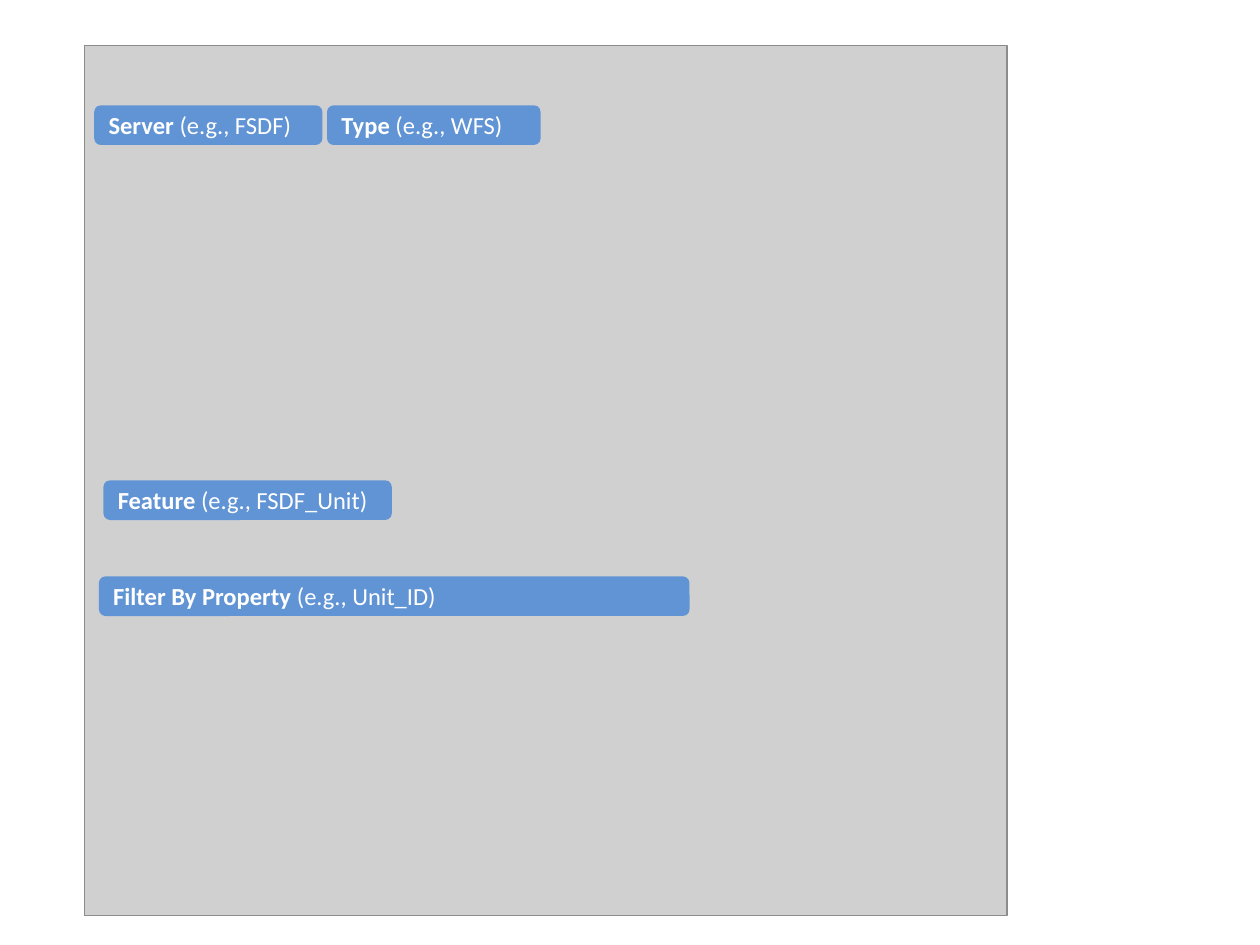
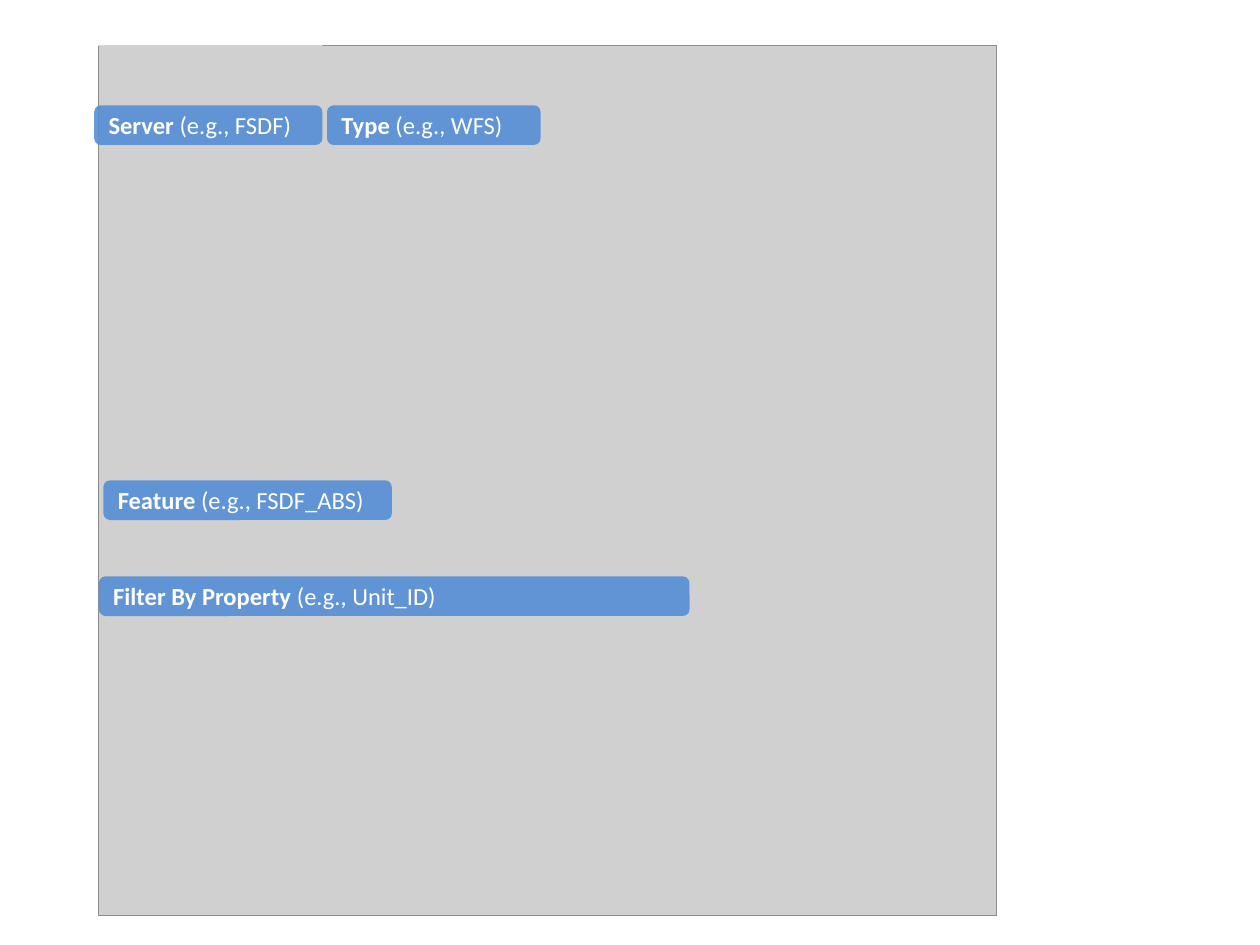
Before and after one commit to NICTA/fsdf-hackfest, a slide deck: slide 6 of assets/Hackfest - FSDF Overview.pptx. Drawn at 1260x945 pixels with LibreOffice and Linux fonts; fonts in the diff are those of the drawing; grey boxes stand for pictures. Boxes give left, top, right and bottom in pixels: in the first picture for what was removed or moved away, otherwise in the second. Text is boxed around its words. In the diff, an @@ line names an element or a change of style, - is before the commit and + after.

```diff
--- a/assets/Hackfest - FSDF Overview.pptx
+++ b/assets/Hackfest - FSDF Overview.pptx
@@ rectangle added at bbox=[94, 0, 323, 45], fill #FFFFFF @@
@@ picture: place and size @@
-picture at bbox=[84, 45, 1007, 915]
+picture at bbox=[98, 45, 995, 915]
@@ text in rounded rectangle at bbox=[118, 491, 363, 513]: text changed @@
-Feature (e.g., FSDF_Unit)
+Feature (e.g., FSDF_ABS)
```
Also in this commit, not shown: 1 other slide changed, 2 other files.
